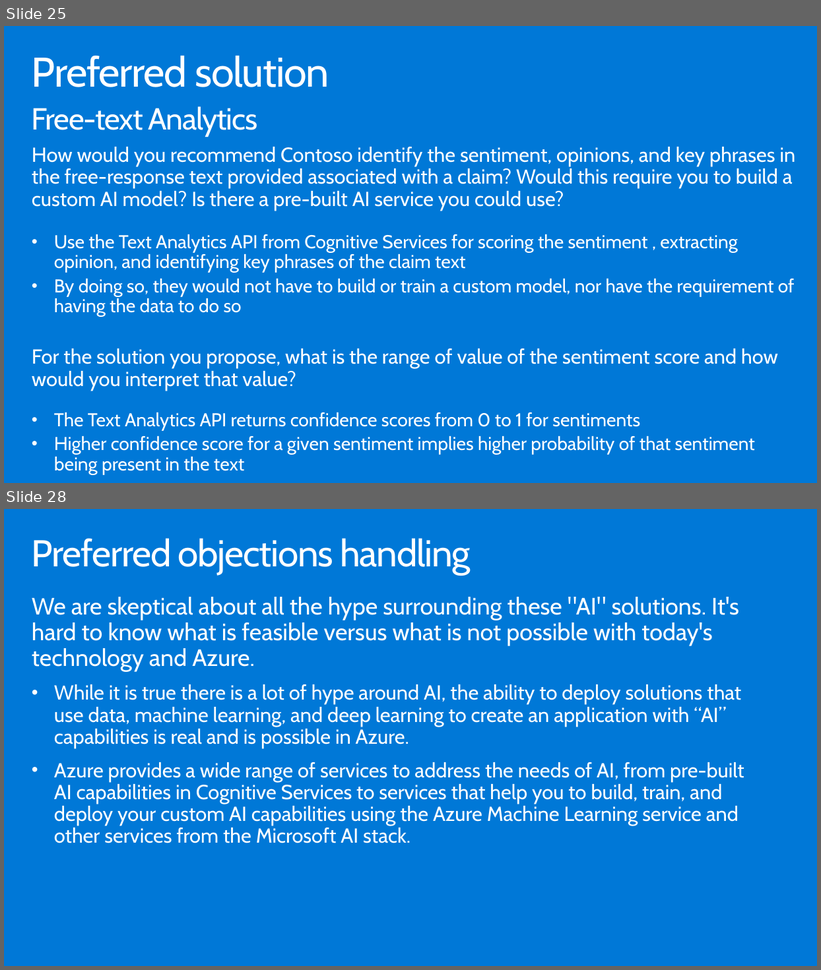
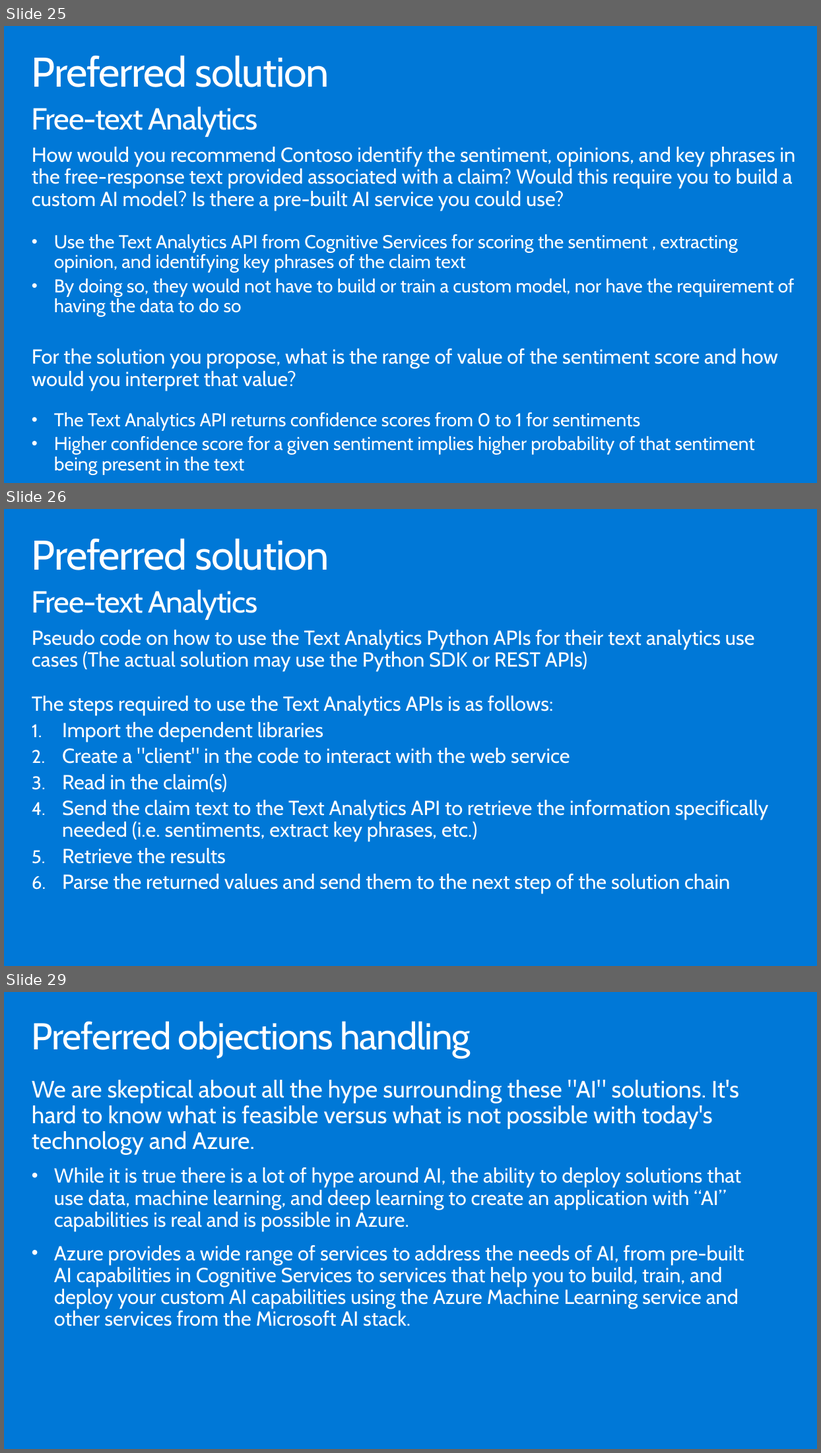
Before and after one commit to microsoft/MCW-Analyzing-text-with-Azure-Machine-Learning-and-Cognitive-Services, a slide deck: Whiteboard design session/WDS trainer presentation - Cognitive Services and deep learning.pptx. Shown one above the other, each under a label of ours: slides 25 and 28 before the commit, slides 25, 26 and 29 after it; the slides between them are not shown. The pictures are 821x970 and 821x1453 pixels, drawn with LibreOffice and Linux fonts; fonts in the diff are those of the drawing. Boxes give left, top, right and bottom in pixels: in the first picture for what was removed or moved away, otherwise in the second. Text is boxed around its words. In the diff, an @@ line names an element or a change of style, - is before the commit and + after.

```diff
--- a/Whiteboard design session/WDS trainer presentation - Cognitive Services and deep learning.pptx
+++ b/Whiteboard design session/WDS trainer presentation - Cognitive Services and deep learning.pptx
@@ slide 26 added at <box>4,509,817,966</box>, background #0078D7 @@
@@ title added at <box>32,538,329,570</box>, 49 pt, text #FFFFFF @@
+Preferred solution
@@ text added at <box>32,590,258,620</box>, 36 pt, text #FFFFFF @@
+Free-text Analytics
@@ text added at <box>32,630,768,894</box>, 24 pt, text #FFFFFF @@
+Pseudo code on how to use the Text Analytics Python APIs for their text analytics use cases (The actual solution may use the Python SDK or REST APIs)
+The steps required to use the Text Analytics APIs is as follows:
+1. Import the dependent libraries
+2. Create a "client" in the code to interact with the web service
+3. Read in the claim(s)
+4. Send the claim text to the Text Analytics API to retrieve the information specifically needed (i.e. sentiments, extract key phrases, etc.)
+5. Retrieve the results
+6. Parse the returned values and send them to the next step of the solution chain
@@ what was slide 28 is now slide 29 @@
```
Also in this commit, not shown: 4 slides changed, 4 other files.
